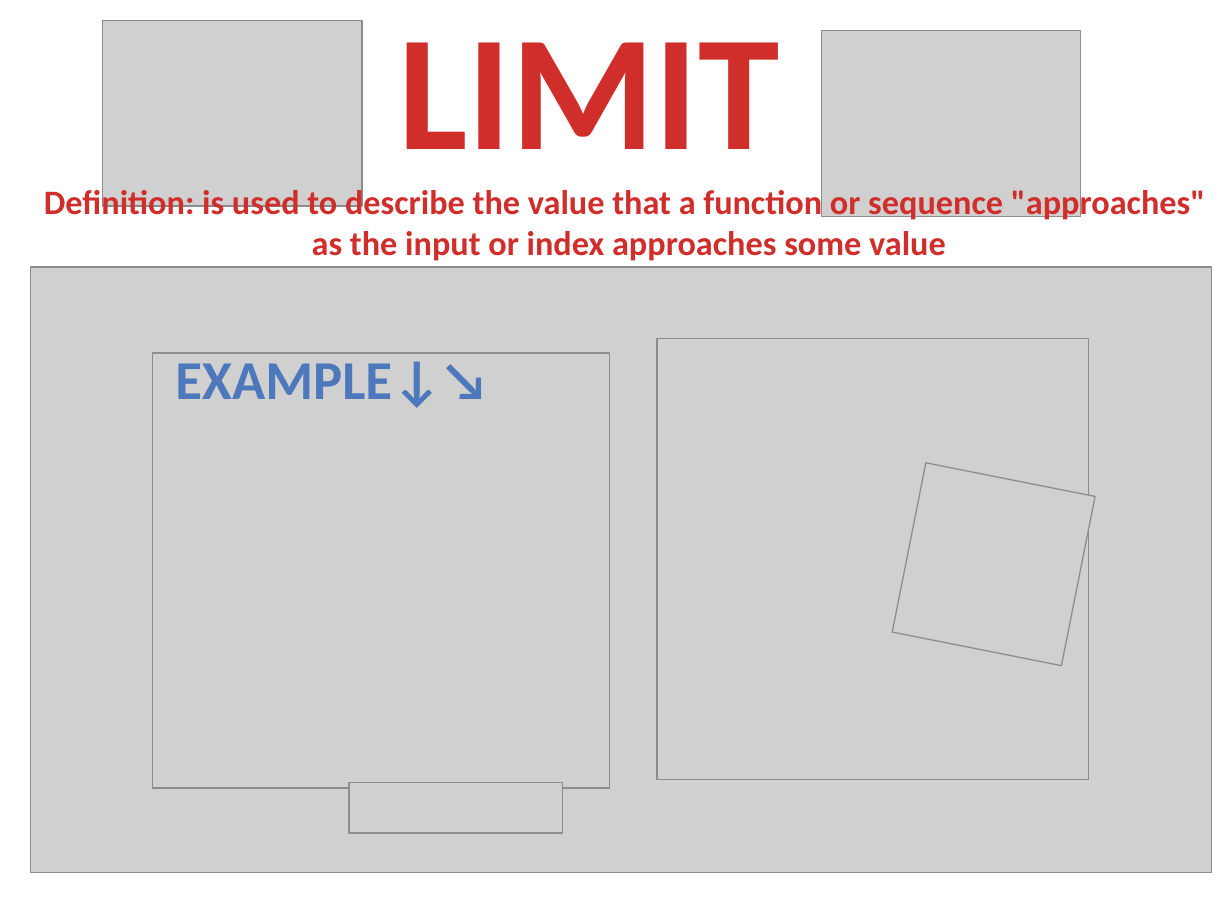
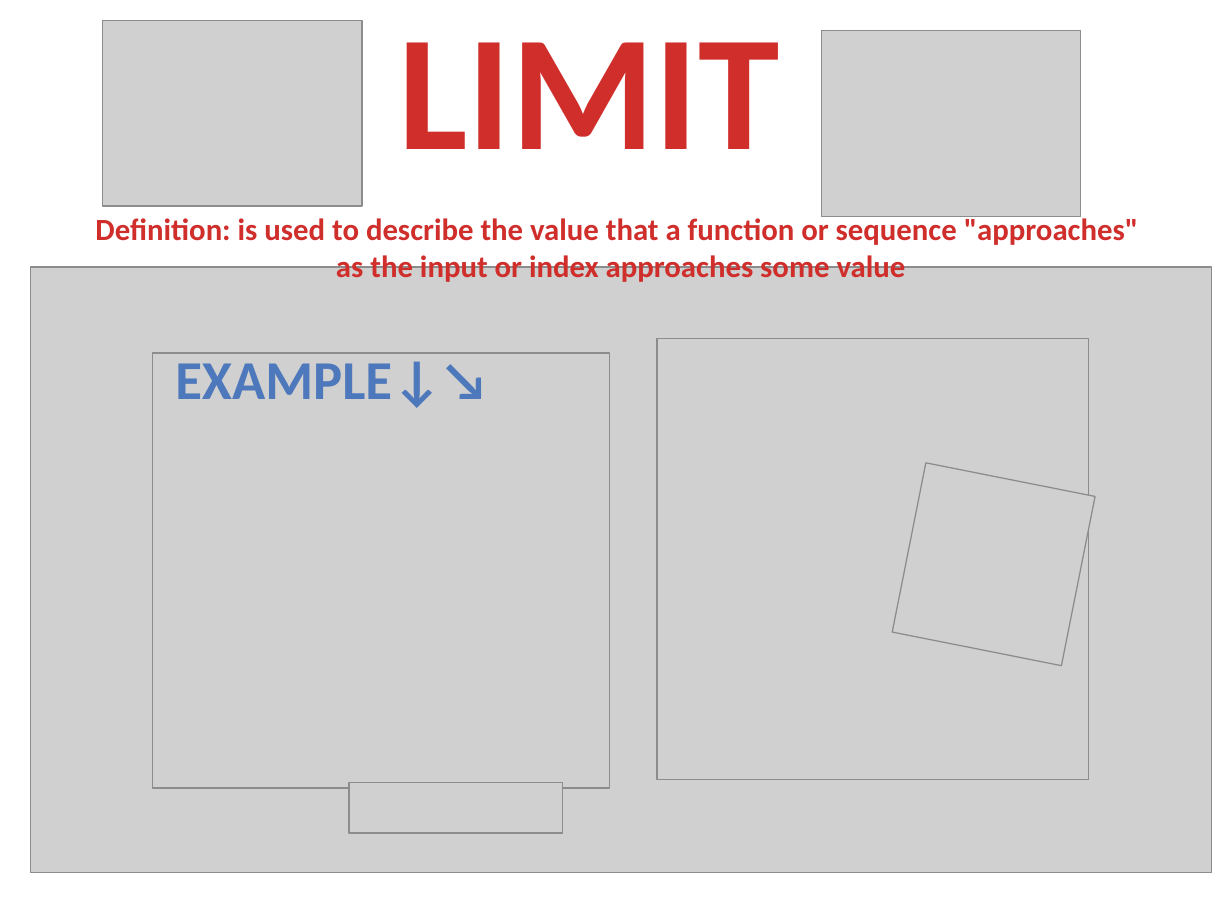
Before and after one commit to khunt247/Teaching-Portfolio, a slide deck: slide 1 of Projects/learning-methodology/presentations/limit.pptx. Drawn at 1232x924 pixels with LibreOffice and Linux fonts; fonts in the diff are those of the drawing; grey boxes stand for pictures. Boxes give left, top, right and bottom in pixels: in the first picture for what was removed or moved away, otherwise in the second. Text is boxed around its words. In the diff, an @@ line names an element or a change of style, - is before the commit and + after.

```diff
--- a/Projects/learning-methodology/presentations/limit.pptx
+++ b/Projects/learning-methodology/presentations/limit.pptx
@@ text "Definition: is used to describe ...": place and size @@
-text "Definition: is used to describe ..." at [44, 186, 1205, 261]
+text "Definition: is used to describe ..." at [95, 214, 1139, 282]
@@ text "Definition: is used to describe ..." at [95, 214, 1139, 282]: size 20 to 18 pt @@
```
Also in this commit, not shown: 36 other files.
